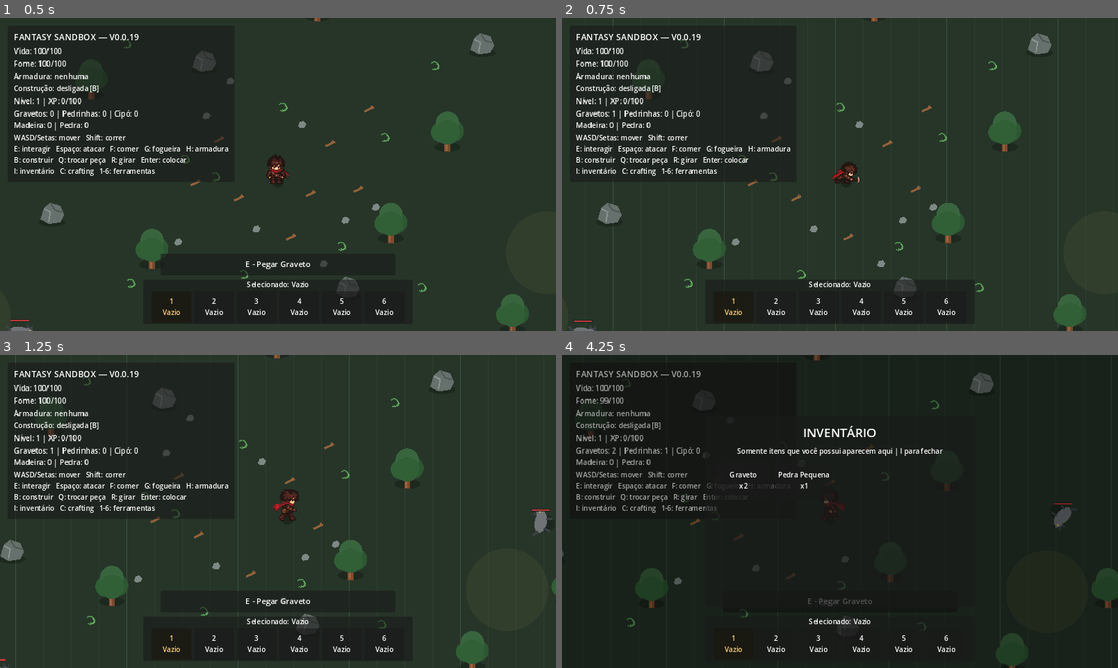
Above: before the commit, frames 1-4 (two rows, left to right).
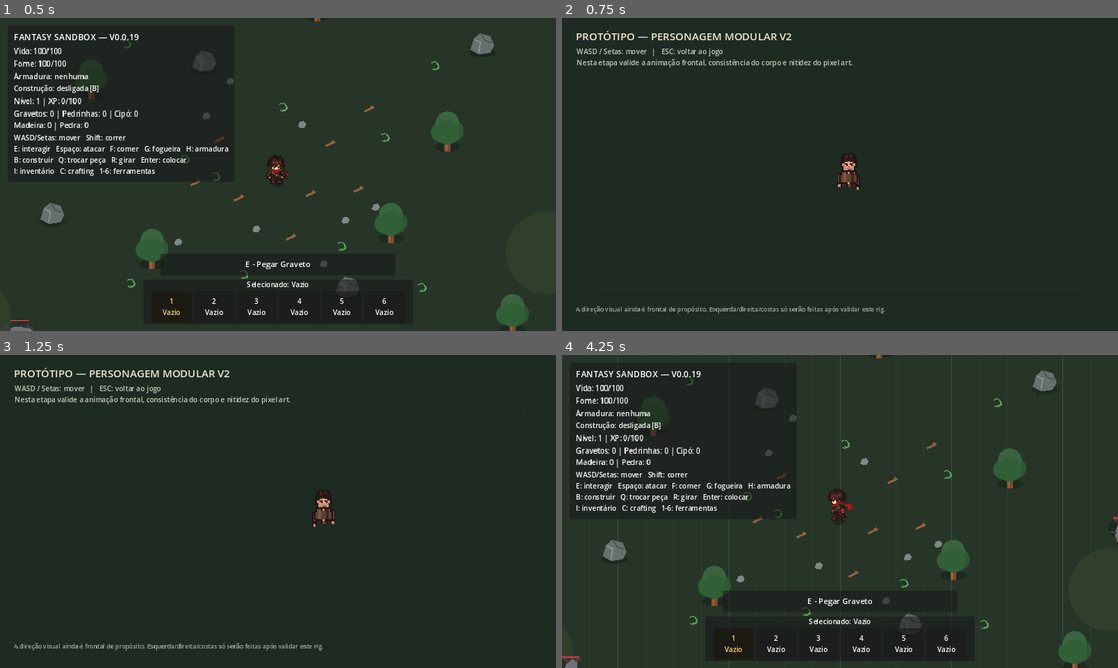
Above: after the commit, the same moments.

Repository: janduyankiingles-ops/Fantasy-Sandbox
Game: Godot game, scene res://scenes/main.tscn
Two runs of this game, one before a commit and one after it. Both use one fixed random seed, a clock stepped at 60 frames per second and the inputs below.
Inputs:
- Up to frame 1 (0.5 s): no input
- Up to frame 2 (0.75 s): tap Enter at 0.5 s; hold D from 0.53 s (still down); hold E from 0.53 s (still down); tap P at 0.6 s
- Up to frame 3 (1.25 s): keep holding D; keep holding E; tap Space at 0.77 s
- Up to frame 4 (4.25 s): release D at 1.28 s; release E at 1.28 s; hold S 1.28-2.03 s; tap E at 1.35, 3.05 s; tap Space at 1.52, 3.02, 3.77 s; tap F at 1.55 s; hold D 2.03-2.78 s; hold F 2.03-2.78 s; tap P at 2.3, 2.85 s; hold W 2.78-3.53 s; hold A from 3.53 s (still down); hold F from 3.53 s (still down); tap I at 3.6 s; tap Escape at 4.15 s

Frame 1 is identical in both runs. In frame 2, 7.7% of the frame differs, in the area x 1-100%, y 0-100%; in frame 3, 8.1%; in frame 4, 11%, in the area x 0-100%, y 0-100%.
Error after the commit: Cannot call method 'set_input_as_handled' on a null value. (res://scripts/main.gd:50)

Commit message:
v0.0.19.1: replace F8 prototype shortcut with P input

Diff:
--- a/scripts/main.gd
+++ b/scripts/main.gd
@@ -21,15 +21,39 @@
 	crafting_ui.connect("craft_requested", Callable(self, "_on_craft_requested"))
 	_update_inventory()
 
+func _input(event: InputEvent) -> void:
+	if event is not InputEventKey:
+		return
+
+	var key_event: InputEventKey = event as InputEventKey
+	if not key_event.pressed or key_event.echo:
+		return
+
+	var prototype_key: bool = (
+		key_event.keycode == KEY_P
+		or key_event.physical_keycode == KEY_P
+	)
+
+	if not prototype_key:
+		return
+
+	var change_error: Error = get_tree().change_scene_to_file(
+		"res://scenes/player_v2_demo.tscn"
+	)
+
+	if change_error != OK:
+		push_error(
+			"Falha ao abrir o protótipo Player V2. Código: %d"
+			% int(change_error)
+		)
+
+	get_viewport().set_input_as_handled()
+
+
 func _unhandled_input(event: InputEvent) -> void:
 	if event is InputEventKey:
 		var key_event: InputEventKey = event as InputEventKey
 		if not key_event.pressed or key_event.echo:
-			return
-
-		if key_event.keycode == KEY_F8:
-			get_tree().change_scene_to_file("res://scenes/player_v2_demo.tscn")
-			get_viewport().set_input_as_handled()
 			return
 
 		if key_event.keycode == KEY_I:
